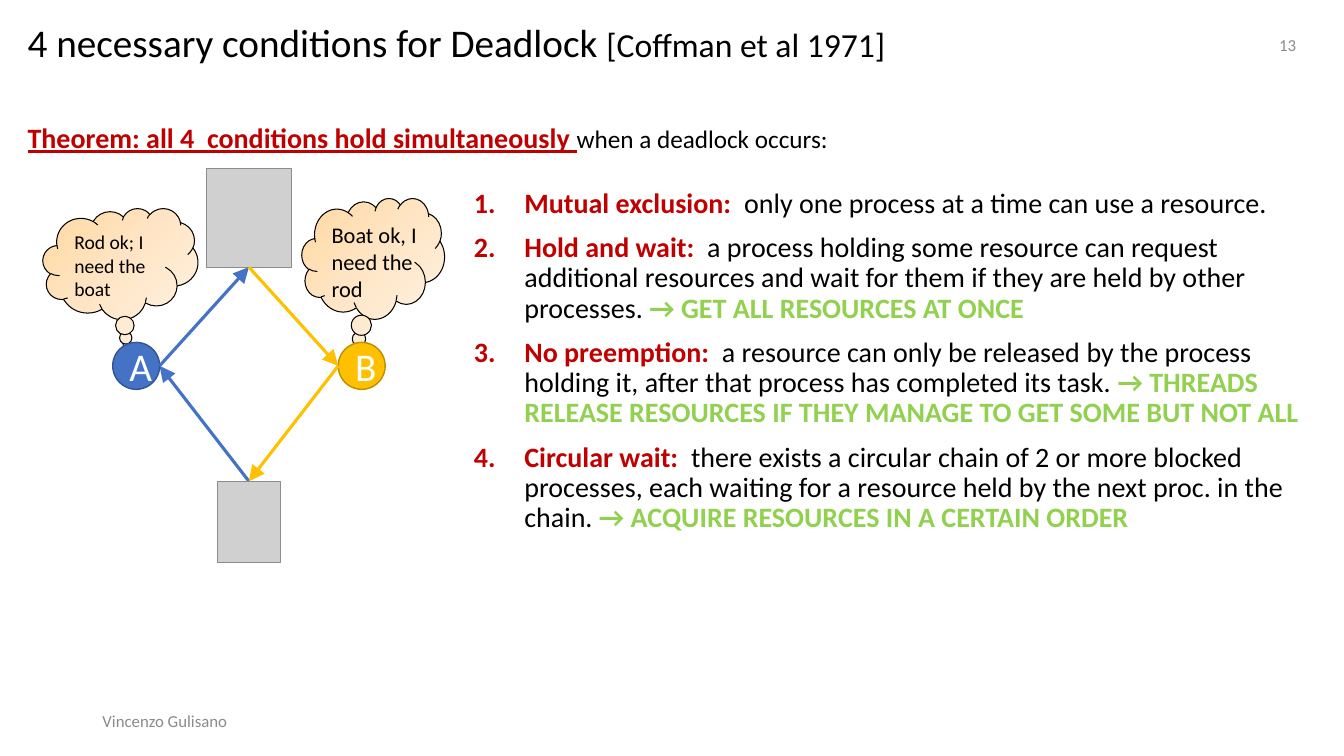
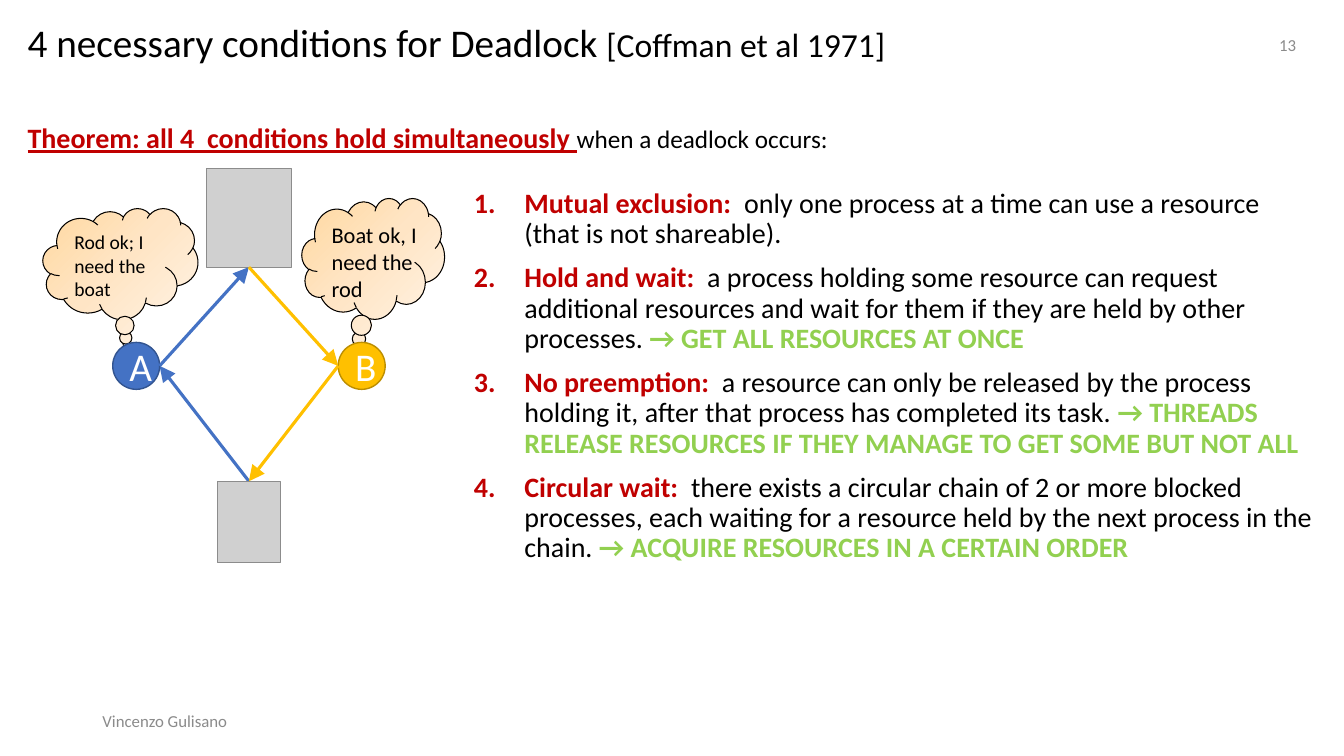
Before and after one commit to Josefgus/os_material, a slide deck: slide 13 of synchronization_part_2/synchronization_part_2.pptx. Drawn at 1344x756 pixels with LibreOffice and Linux fonts; fonts in the diff are those of the drawing; grey boxes stand for pictures. Boxes give left, top, right and bottom in pixels: in the first picture for what was removed or moved away, otherwise in the second. Text is boxed around its words. In the diff, an @@ line names an element or a change of style, - is before the commit and + after.

```diff
--- a/synchronization_part_2/synchronization_part_2.pptx
+++ b/synchronization_part_2/synchronization_part_2.pptx
@@ text at bbox=[524, 193, 1259, 247]: text changed @@
-1. Mutual exclusion: only one process at a time can use a resource.
+1. Mutual exclusion: only one process at a time can use a resource (that is not shareable).
@@ text at bbox=[524, 477, 1312, 561]: text changed @@
-4. Circular wait: there exists a circular chain of 2 or more blocked processes, each waiting for a resource held by the next proc. in the chain. → ACQUIRE RESOURCES IN A CERTAIN ORDER
+4. Circular wait: there exists a circular chain of 2 or more blocked processes, each waiting for a resource held by the next process in the chain. → ACQUIRE RESOURCES IN A CERTAIN ORDER
```
Also in this commit, not shown: 31 other slides changed, 4 other files.
